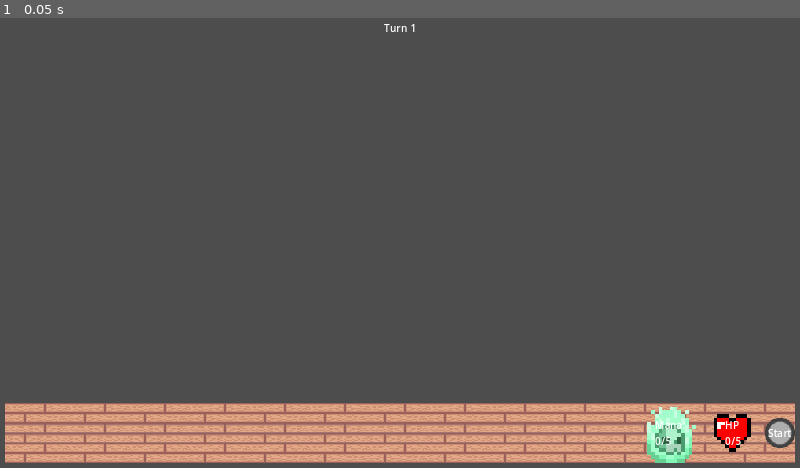
Above: before the commit, frame 1.
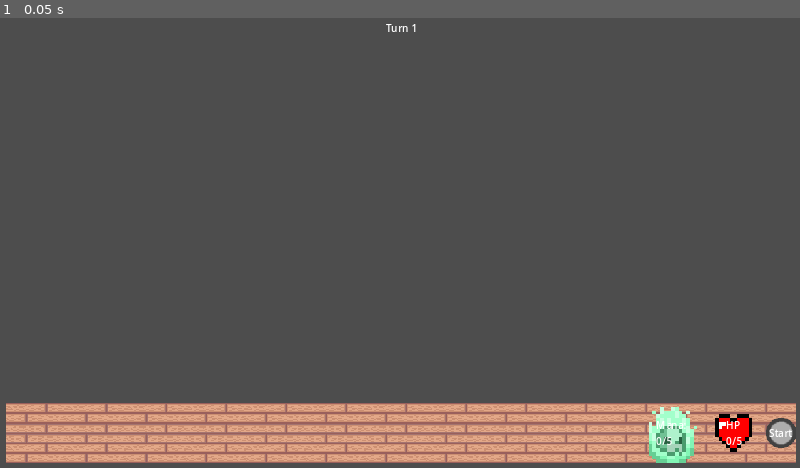
Above: after the commit, the same moment.

Repository: LLocke8/LudumDare55
Game: Godot game, scene res://Map/Main_map.tscn
The game is run twice, just before and just after one commit, with the same random seed, the same clock (stepped at 60 frames per second) and the same inputs. The project has no main scene, so this scene is started directly.
Inputs:
- Up to frame 1 (0.05 s): no input

The runs differ from the first frame. In frame 1, 2.8% of the frame differs, in the area x 0-100%, y 1-99%.
Error in both runs: Invalid call. Nonexistent function 'get_node' in base 'SceneTree'. (res://Sistemi/GameManager.gd:41)

Commit message:
uploaded tiles
tiles messi dei fiori, aqua laterale,  pavimenti 5x

Diff:
--- a/Map/Main_map.tscn
+++ b/Map/Main_map.tscn
@@ -31,6 +31,9 @@
 [node name="UI" type="CanvasLayer" parent="."]
 
 [node name="Ui" parent="UI" instance=ExtResource("2_gdtdr")]
+offset_left = 2.0
+offset_right = 2.0
 
 [node name="TileMap" parent="." instance=ExtResource("3_islqw")]
 layer_0/tile_data = PackedInt32Array(0, 524288, 2, 65536, 524288, 2, 131072, 524288, 2, 196608, 524288, 2, 1, 524288, 2 …(630 unchanged characters)…
+layer_1/tile_data = PackedInt32Array()
Binary file added: Map/Decorazioni/Acqualati.png
Not shown, added: Map/Decorazioni/Acqualati.png.import
Binary file added: Map/Decorazioni/pavimenti.png
Not shown, added: Map/Decorazioni/pavimenti.png.import
Not shown: 1 places in Map/Main_map.tscn that only renumber resources
